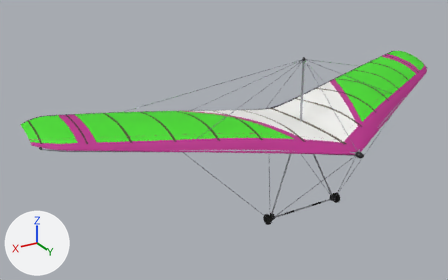
One commit to the Blender file assets/source/glider_moyes_malibu2.blend: the scene before it, then after it.
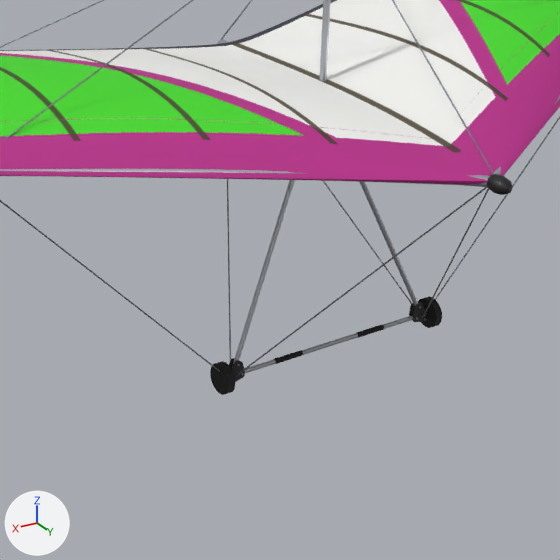
Old and new are each drawn whole from a camera (50 mm lens) standing at (6.64, 8.45, 4.3) and looking at (1.17, -0.68, -0.26) and again close up on the part from 43% to 85% of the width and 33% to 100% of the height. Every picture has the same lights, and +X, +Y and +Z are marked at lower left. The first two pictures are the older version.

The older version as bpy lines, for what is in view:
```python
me_controlframe = bpy.data.meshes.new('ControlFrame')
me_controlframe.from_pydata(...)  # 3344 vertices, 1518 faces; spans x -2.51..2.51, y -0.94..1.61, z -1.67..0.17
# faces by material slot: [194, 648, 142, 128, 254, 68, 36, 48]
me_controlframe.materials.append(mat_fitting)  # black #19191c
me_controlframe.materials.append(mat_steel)  # grey #9ea1a8
me_controlframe.materials.append(mat_webbing)  # dark blue #1f294c
me_controlframe.materials.append(mat_webbingbackup)  # red #9e1912
me_controlframe.materials.append(mat_tube_moyes_malibu2)  # light grey #b8bac2
me_controlframe.materials.append(mat_grip)  # black #121213
me_controlframe.materials.append(mat_wheel)  # black #1f1f1f
me_controlframe.materials.append(mat_wire)  # grey #8c8f99
me_frame = bpy.data.meshes.new('Frame')
me_frame.from_pydata(...)  # 1342 vertices, 1098 faces; spans x -4.46..4.46, y -1.46..1.75, z 0.03..1.35
# faces by material slot: [870, 180, 48]
me_frame.materials.append(mat_tube_moyes_malibu2)  # light grey #b8bac2
me_frame.materials.append(mat_fitting)  # black #19191c
me_frame.materials.append(mat_wire)  # grey #8c8f99
me_sail = bpy.data.meshes.new('Sail')
me_sail.from_pydata(...)  # 3382 vertices, 3168 faces; spans x -4.55..4.55, y -1.81..1.66, z 0.03..0.44
me_sail.polygons.foreach_set('use_smooth', [True] * 3168)
me_sail.materials.append(mat_sail_moyes_malibu2)  # picture img_glider_moyes_malibu2_sail
ob_controlframe = bpy.data.objects.new('ControlFrame', me_controlframe)
ob_controlframe.location = (0.0, 0.0, 0.0)
ob_frame = bpy.data.objects.new('Frame', me_frame)
ob_frame.location = (0.0, 0.0, 0.0)
ob_sail = bpy.data.objects.new('Sail', me_sail)
ob_sail.location = (0.0, 0.0, 0.0)
```
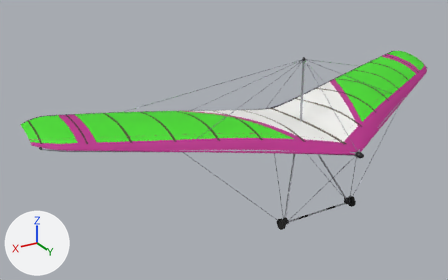
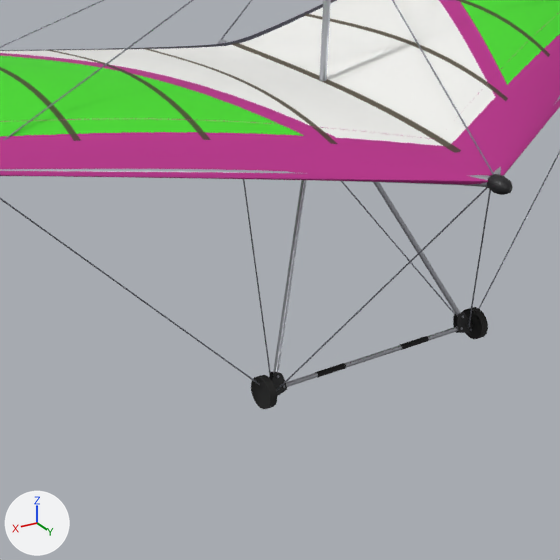
Where the change shows, as pixel boxes [x1, y1, x2, y2] in the close-ups (560 x 560 px; the box of a moved part takes in the faces that stretch with it):
'ControlFrame', reshaped
    before: [0, 117, 560, 395]
    after: [0, 151, 560, 409]
part 1 of me_controlframe, moved or reshaped (mostly hidden)
    before: [360, 182, 418, 306]
    after: [373, 182, 460, 317]
part 2 of me_controlframe, moved or reshaped
    before: [409, 304, 415, 316]
    after: [454, 314, 459, 333]
part 3 of me_controlframe, moved or reshaped
    before: [0, 117, 560, 395]
    after: [0, 151, 560, 409]

The edits, one by one:
me_controlframe is used by ob_controlframe; location (0.0, 0.0, 0.0).
me_controlframe had 3344 vertices, 1518 faces and spanned x -2.51..2.51, y -0.94..1.61, z -1.67..0.17.
me_controlframe now has 3344 vertices, 1518 faces and spans x -2.51..2.51, y -0.94..1.61, z -1.55..0.17.
me_controlframe part 1: the loose piece of 32 vertices spanning x -0.76..-0.04, y 0.08..0.32, z -1.58..-0.01 is multiplied about its middle by the matrix ((0.894, 0.437, 0.105), (-0.428, 0.899, -0.095), (-0.136, 0.04, 0.99)), then moved by (0.0, 0.21, 0.06).
me_controlframe part 2: the loose piece of 21 vertices spanning x -0.78..-0.67, y 0.27..0.29, z -1.61..-1.47 is scaled about its middle by (1, 3.08, 0.924), then moved by (0.0, 0.42, 0.11).
me_controlframe part 3: 2237 of 3344 vertices moved; they spanned x -0.84..0.84, y 0.08..0.4, z -1.67..0.0 and now span x -0.84..0.84, y 0.08..0.83, z -1.55..0.0; mean shift (0.0, 0.41, 0.11); largest move (-0.75, 0.33, -1.61) -> (-0.75, 0.77, -1.48).
Other edits to the shape of me_controlframe do not show in these pictures.
